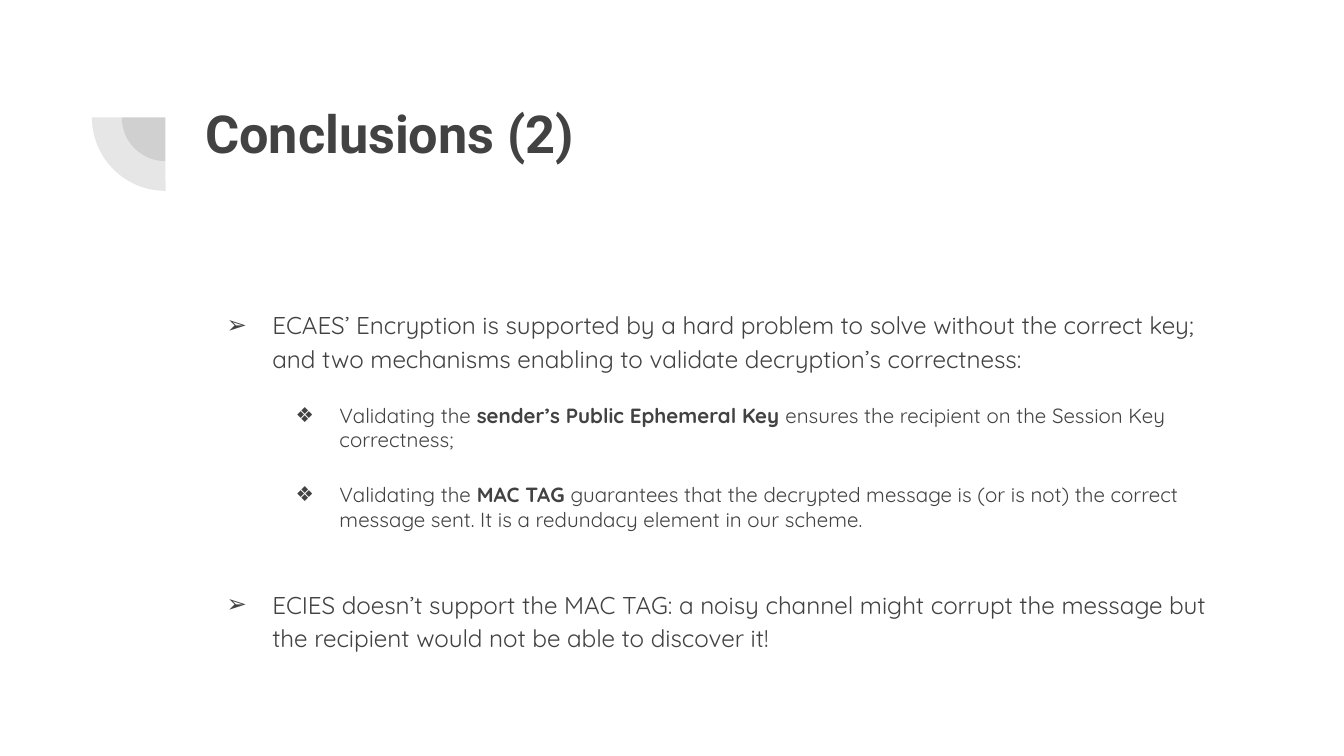
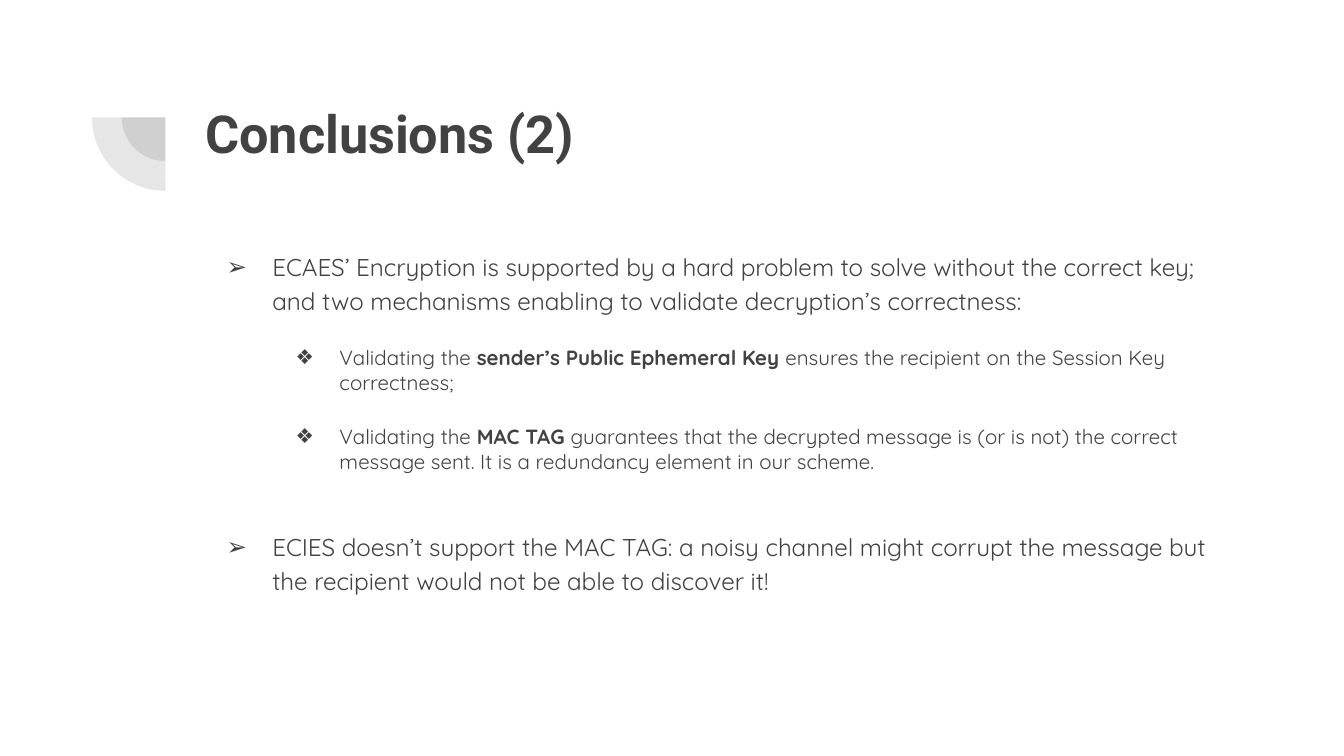
Before and after one commit to Mark692/ECC-Java, a slide deck: slide 35 of ECMQV.pptx. Drawn at 1344x756 pixels with LibreOffice and Linux fonts; fonts in the diff are those of the drawing. Boxes give left, top, right and bottom in pixels: in the first picture for what was removed or moved away, otherwise in the second. Text is boxed around its words. In the diff, an @@ line names an element or a change of style, - is before the commit and + after.

```diff
--- a/ECMQV.pptx
+++ b/ECMQV.pptx
@@ text "ECAES’ Encryption is supported by ...": place and size @@
-text "ECAES’ Encryption is supported by ..." at box(272, 316, 1206, 652)
+text "ECAES’ Encryption is supported by ..." at box(272, 258, 1206, 595)
@@ text at box(339, 429, 1178, 473): text changed @@
-  ❖ Validating the MAC TAG guarantees that the decrypted message is (or is not) the correct message sent. It is a redundacy element in our scheme.
+  ❖ Validating the MAC TAG guarantees that the decrypted message is (or is not) the correct message sent. It is a redundancy element in our scheme.
```
Also in this commit, not shown: 4 other slides changed.
